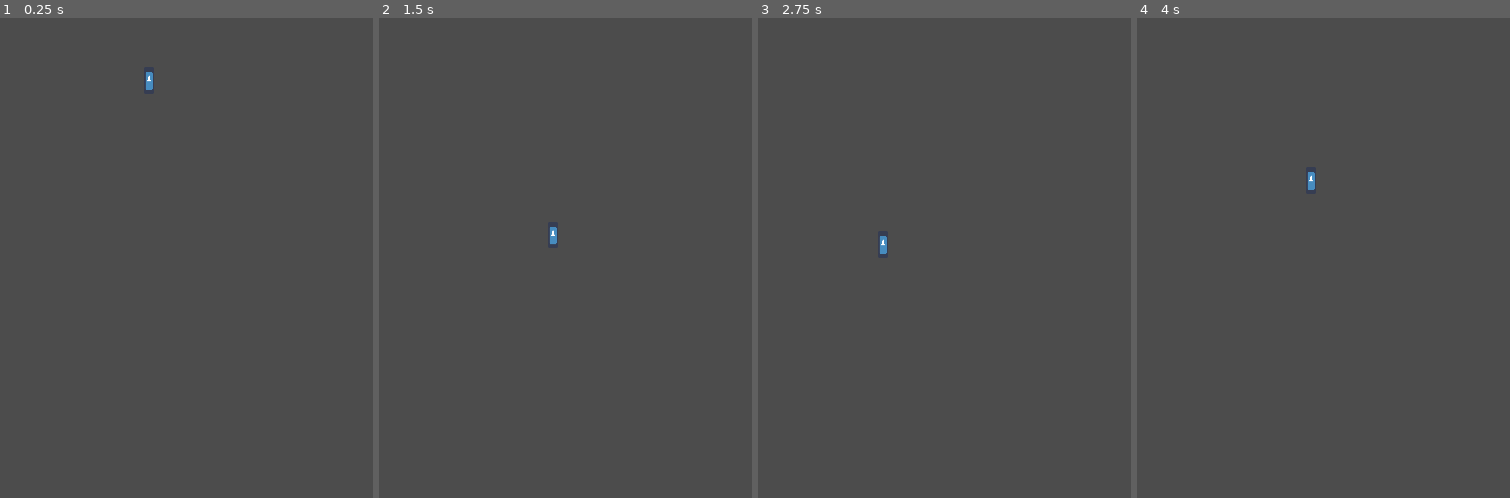
Above: before the commit, frames 1-4 (left to right).
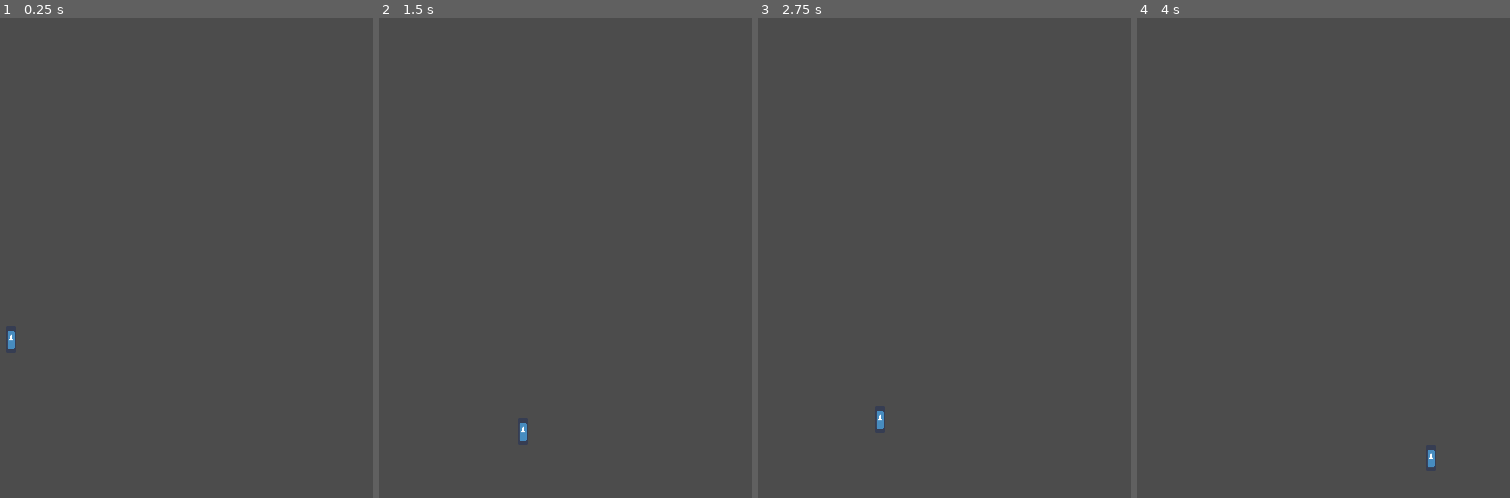
Above: after the commit, the same moments.

Repository: UHSGDC/Photographers-Hike
Game: Godot game, scene res://Scenes/Testing.tscn
Same seed, same stepped clock (60 frames per second), same inputs: the game is played once before the commit and once after it. The engine's default icon, where the game draws it, is replaced by a stand-in: a white triangle on a blue panel in a dark square.
Inputs:
- Up to frame 1 (0.25 s): no input
- Up to frame 2 (1.5 s): hold D (right) from 0.53 s (still down); tap Space (jump) at 0.77 s
- Up to frame 3 (2.75 s): tap Space (jump) at 1.52 s; tap Enter at 2 s; release D (right) at 2.03 s; hold A (left) from 2.03 s (still down)
- Up to frame 4 (4 s): release A (left) at 2.78 s; hold D (right) from 2.78 s (still down); tap Space (jump) at 3.02, 3.77 s

The runs differ from the first frame. In frame 1, 0.1% of the frame differs, in the area x 2-42%, y 11-69%; in frame 2, 0.1%; in frame 3, 0.1%; in frame 4, 0.1%.

Commit message:
Player movement is paused between rooms

Diff:
--- /dev/null
+++ b/PhotographersHike/Scenes/Global.tscn
@@ -0,0 +1,6 @@
+[gd_scene load_steps=2 format=2]
+
+[ext_resource path="res://Scripts/Global.gd" type="Script" id=1]
+
+[node name="Global" type="Node"]
+script = ExtResource( 1 )
--- a/PhotographersHike/Scenes/Testing.tscn
+++ b/PhotographersHike/Scenes/Testing.tscn
@@ -181,7 +181,7 @@
 [node name="testing" type="Node2D"]
 
 [node name="PlatformingPlayer" parent="." instance=ExtResource( 1 )]
-position = Vector2( 856, 248 )
+position = Vector2( 637, 144 )
 
 [node name="Decoration" type="TileMap" parent="."]
 cell_size = Vector2( 16, 16 )
--- a/PhotographersHike/Scripts/Global.gd
+++ b/PhotographersHike/Scripts/Global.gd
@@ -2,5 +2,17 @@
 
 # Singleton which stores references to other Nodes
 
-onready var player_camera = get_tree().current_scene.get_node("PlayerCamera")
-onready var platforming_player = get_tree().current_scene.get_node("PlatformingPlayer")
+onready var player_camera := get_tree().current_scene.get_node("PlayerCamera")
+onready var platforming_player := get_tree().current_scene.get_node("PlatformingPlayer")
+
+var room_pause: bool = false
+export var room_pause_time: float = 0.2
+
+
+func change_room(room_position: Vector2, room_size: Vector2) -> void:
+	player_camera.current_room_center = room_position
+	player_camera.current_room_size = room_size
+
+	room_pause = true
+	yield(get_tree().create_timer(room_pause_time),"timeout")
+	room_pause = false
--- a/PhotographersHike/Scripts/PlatformingPlayer.gd
+++ b/PhotographersHike/Scripts/PlatformingPlayer.gd
@@ -46,7 +46,10 @@
 # I multiply things by delta so things move correctly no matter the frame rate
 func _physics_process(delta: float) -> void:
 	input()
-	move(delta)
+
+	# Pause player movement between rooms
+	if !Global.room_pause:
+		move(delta)
 
 
 func move(delta: float) -> void:
@@ -131,5 +134,4 @@
 	var size: Vector2 = collision_shape.shape.extents * 2
 
 	# Changes camera's current room and size. check PlayerCamera script for more info
-	camera.current_room_center = collision_shape.global_position
-	camera.current_room_size = size
+	Global.change_room(collision_shape.global_position, size)
--- a/PhotographersHike/project.godot
+++ b/PhotographersHike/project.godot
@@ -16,7 +16,7 @@
 
 [autoload]
 
-Global="*res://Scripts/Global.gd"
+Global="*res://Scenes/Global.tscn"
 
 [display]
 
